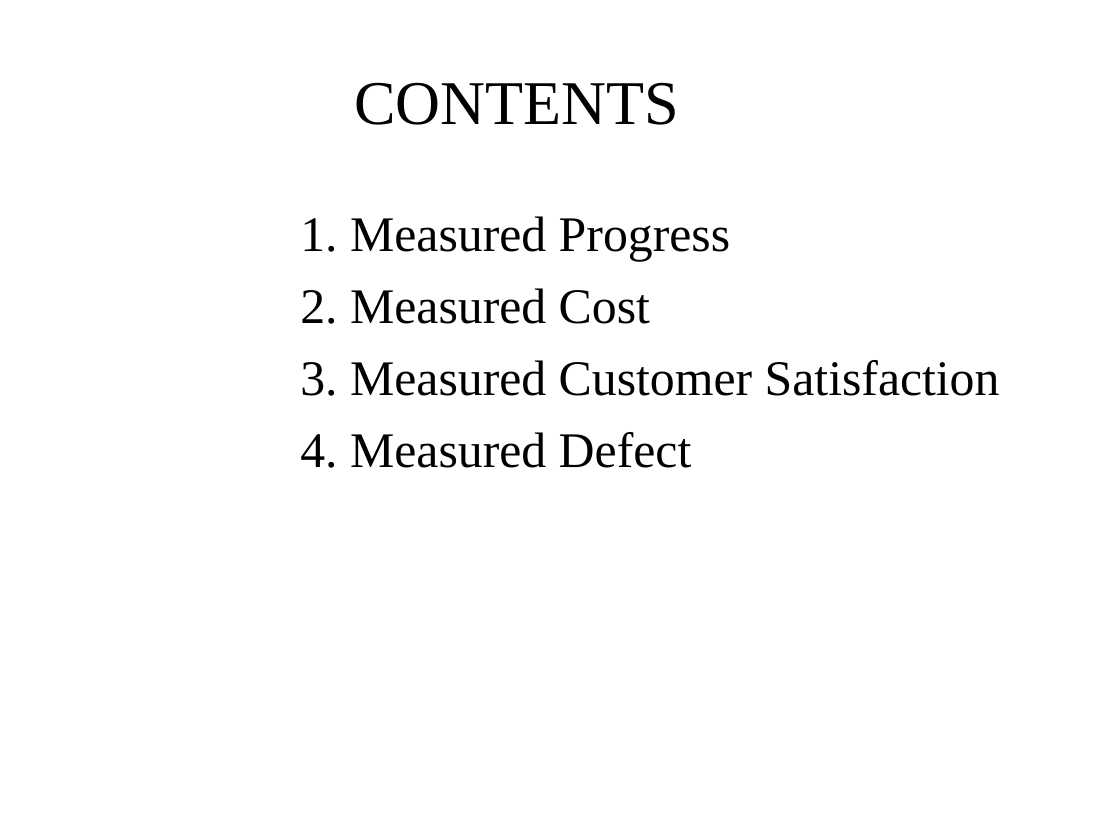
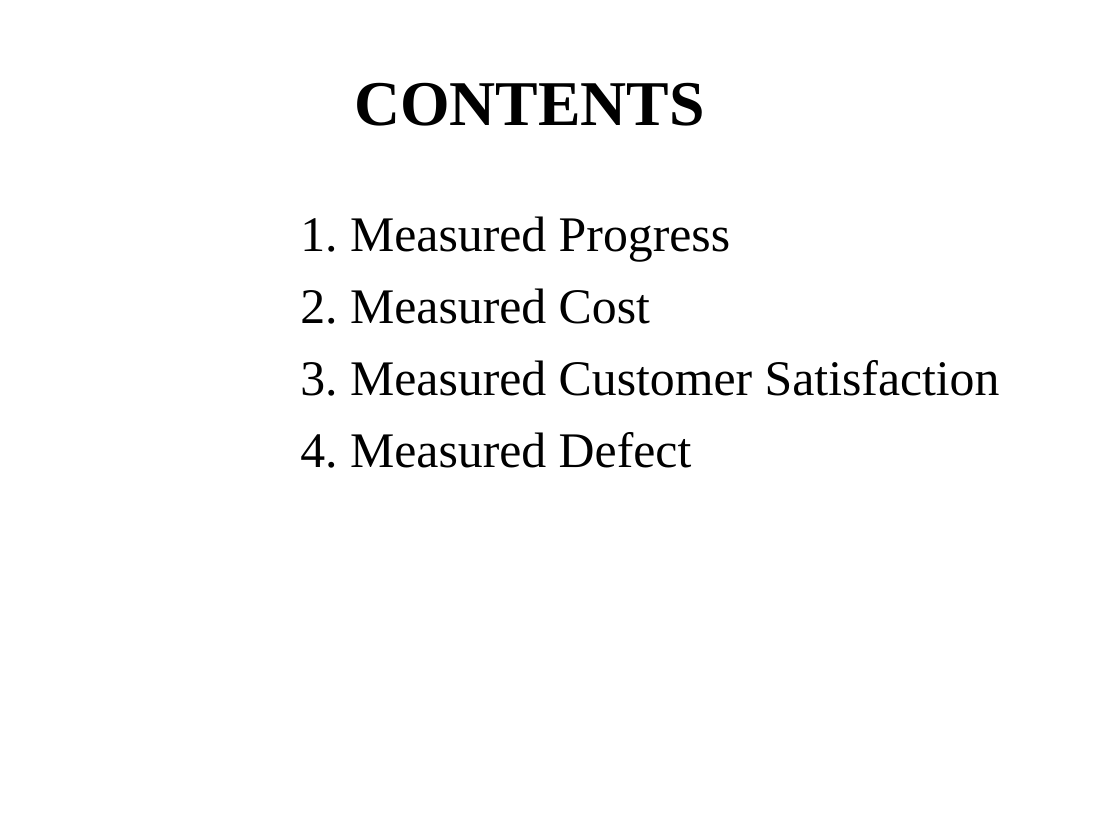
Before and after one commit to T138384/vlu-k15t1-team11, a slide deck: slide 3 of SMA - Software Measurement & Analysis/Asignment-02/K15T1-Team11-Team Assignment2/K15T1-Team11-Team Assignment2.ppt. Drawn at 1120x840 pixels with LibreOffice and Linux fonts; fonts in the diff are those of the drawing; background and template pictures are left out. Boxes give left, top, right and bottom in pixels: in the first picture for what was removed or moved away, otherwise in the second. Text is boxed around its words. In the diff, an @@ line names an element or a change of style, - is before the commit and + after.

```diff
--- a/SMA - Software Measurement & Analysis/Asignment-02/K15T1-Team11-Team Assignment2/K15T1-Team11-Team Assignment2.ppt
+++ b/SMA - Software Measurement & Analysis/Asignment-02/K15T1-Team11-Team Assignment2/K15T1-Team11-Team Assignment2.ppt
@@ title "CONTENTS" at [354, 82, 705, 126]: size 40 to 41 pt, bold on @@
```
Also in this commit, not shown: 3 other slides changed, 4 slides added, 3 slides removed, 2 other files.
